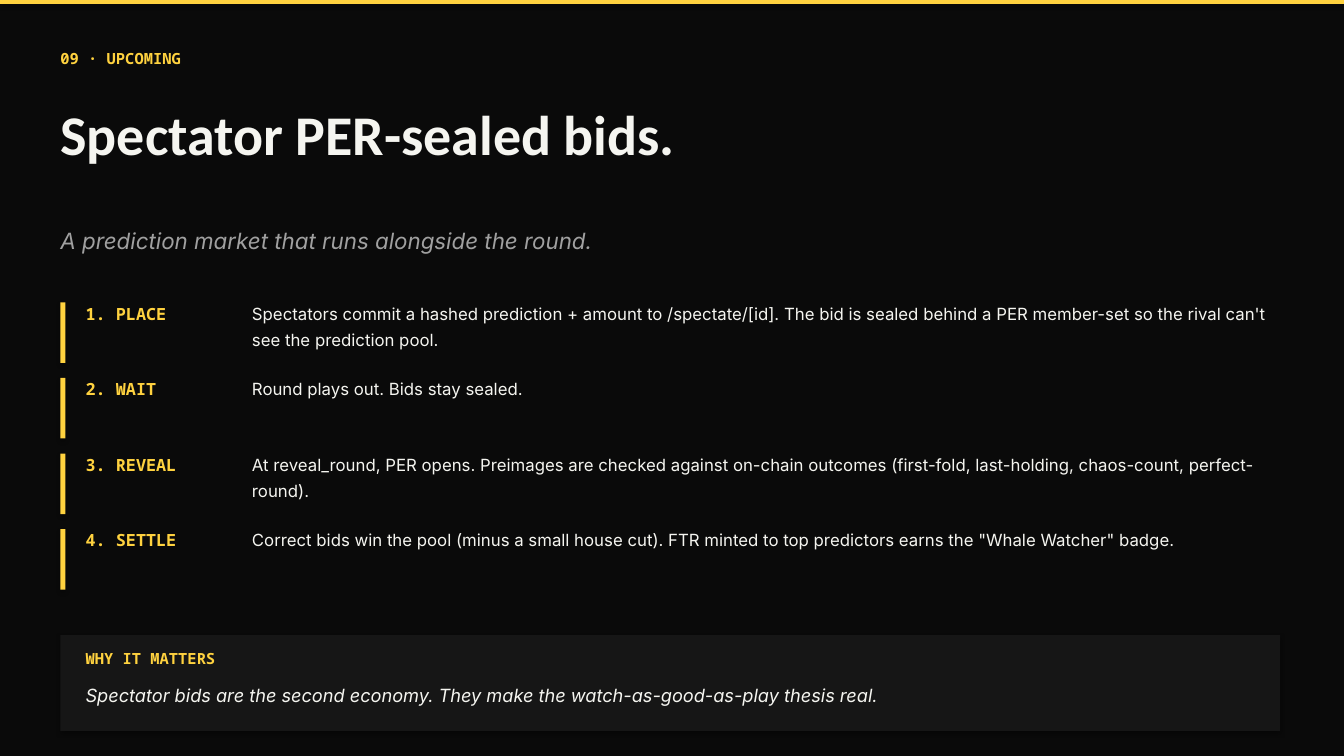
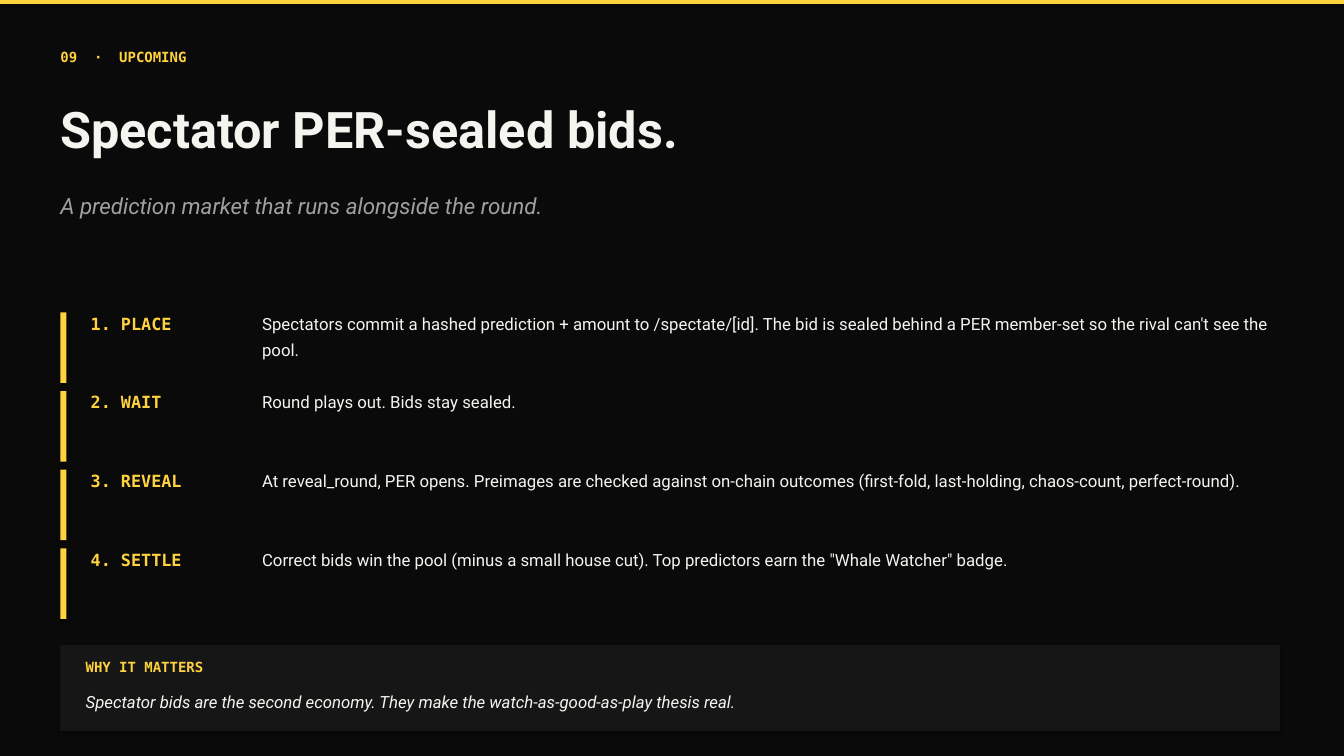
Before and after one commit to Rujul-1105/conviction, a slide deck: slide 10 of docs/conviction-pitch-deck.pptx. Drawn at 1344x756 pixels with LibreOffice and Linux fonts; fonts in the diff are those of the drawing. Boxes give left, top, right and bottom in pixels: in the first picture for what was removed or moved away, otherwise in the second. Text is boxed around its words. In the diff, an @@ line names an element or a change of style, - is before the commit and + after.

Commit message:
Polish pitch deck: banner cover, no overlapping text
- Cover slide now uses banner.png (1536x369 → 12" wide on the title
  slide) — the brand image is the visual anchor, not the wordmark.
- All body slides use Liberation Sans (LO default) with explicit fallback
  font names so renderings stay consistent across systems without
  Oxanium/Inter installed.
- Smaller font sizes (36pt for titles instead of 40), wider text frames,
  shrink-text-to-shape autofit, and tighter horizontal padding inside
  cards prevent overlap on the worst-case Liberation Sans metrics.
- Verified by rendering cover, problem, upcoming #1, upcoming #3, and
  closing slides to PNG — all five are clean.

```diff
--- a/docs/conviction-pitch-deck.pptx
+++ b/docs/conviction-pitch-deck.pptx
@@ text "09 · UPCOMING" at (60, 51, 186, 62): size 11 to 10 pt, font Noto Sans Mono to DejaVu Sans Mono @@
@@ text "Spectator PER-sealed bids." at (60, 110, 678, 159): size 40 to 36 pt, font Calibri to Roboto @@
@@ font Inter to Roboto in 3 elements at (262, 395, 516, 412), (262, 473, 1240, 491), (60, 197, 542, 219) @@
@@ text "A prediction market that runs ...": place and size @@
-text "A prediction market that runs ..." at (60, 232, 592, 254)
+text "A prediction market that runs ..." at (60, 197, 542, 219)
@@ rectangle: place and size @@
-rectangle at (60, 302, 66, 363)
+rectangle at (60, 313, 67, 383)
@@ text "1. PLACE": place and size @@
-text "1. PLACE" at (86, 308, 166, 320)
+text "1. PLACE" at (91, 317, 172, 331)
@@ text at (262, 316, 1268, 360): text changed; font Inter to Roboto @@
-Spectators commit a hashed prediction + amount to /spectate/[id]. The bid is sealed behind a PER member-set so the rival can't see the prediction pool.
+Spectators commit a hashed prediction + amount to /spectate/[id]. The bid is sealed behind a PER member-set so the rival can't see the pool.
@@ text "2. WAIT": place and size @@
-text "2. WAIT" at (86, 383, 156, 395)
+text "2. WAIT" at (91, 395, 161, 408)
@@ text "Round plays out. Bids stay ...": place and size @@
-text "Round plays out. Bids stay ..." at (252, 382, 523, 399)
+text "Round plays out. Bids stay ..." at (262, 395, 516, 412)
@@ rectangle: place and size @@
-rectangle at (60, 378, 66, 439)
+rectangle at (60, 391, 67, 462)
@@ rectangle: place and size @@
-rectangle at (60, 454, 66, 514)
+rectangle at (60, 470, 67, 540)
@@ text "3. REVEAL": place and size @@
-text "3. REVEAL" at (86, 459, 176, 471)
+text "3. REVEAL" at (91, 474, 182, 488)
@@ text "At reveal_round, PER opens. Preimages ...": place and size @@
-text "At reveal_round, PER opens. Preimages ..." at (252, 458, 1254, 500)
+text "At reveal_round, PER opens. Preimages ..." at (262, 473, 1240, 491)
@@ rectangle: place and size @@
-rectangle at (60, 529, 66, 590)
+rectangle at (60, 548, 67, 619)
@@ font Noto Sans Mono to DejaVu Sans Mono in 4 elements at (91, 317, 172, 331), (91, 395, 161, 408), (91, 474, 182, 488), (91, 553, 182, 567) @@
@@ text "4. SETTLE": place and size @@
-text "4. SETTLE" at (86, 534, 176, 546)
+text "4. SETTLE" at (91, 553, 182, 567)
@@ text at (262, 552, 1008, 570): text changed; font Inter to Roboto @@
-Correct bids win the pool (minus a small house cut). FTR minted to top predictors earns the "Whale Watcher" badge.
+Correct bids win the pool (minus a small house cut). Top predictors earn the "Whale Watcher" badge.
@@ rectangle: place and size @@
-rectangle at (60, 635, 1280, 731)
+rectangle at (60, 645, 1280, 731)
@@ text "WHY IT MATTERS" at (86, 661, 203, 672): size 11 to 10 pt, font Noto Sans Mono to DejaVu Sans Mono @@
@@ text "WHY IT MATTERS": place and size @@
-text "WHY IT MATTERS" at (86, 653, 215, 664)
+text "WHY IT MATTERS" at (86, 661, 203, 672)
@@ text "Spectator bids are the second ...": place and size @@
-text "Spectator bids are the second ..." at (86, 688, 878, 706)
+text "Spectator bids are the second ..." at (86, 695, 735, 712)
@@ text "Spectator bids are the second ..." at (86, 695, 735, 712): size 13 to 12 pt, font Inter to Roboto @@
```
Also in this commit, not shown: 13 other slides changed, 1 other file.
